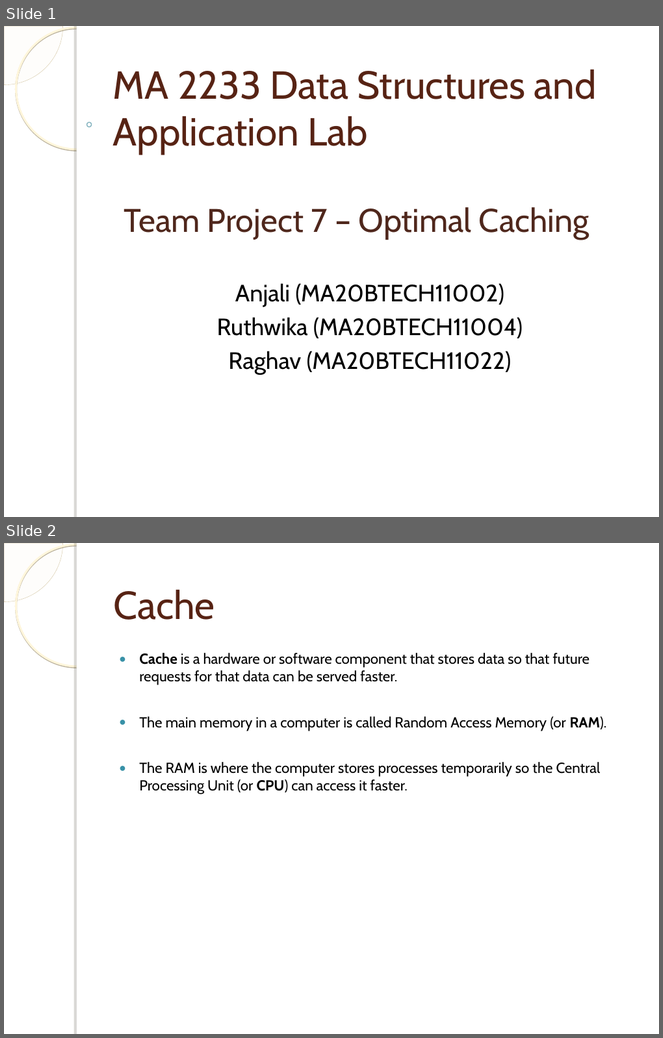
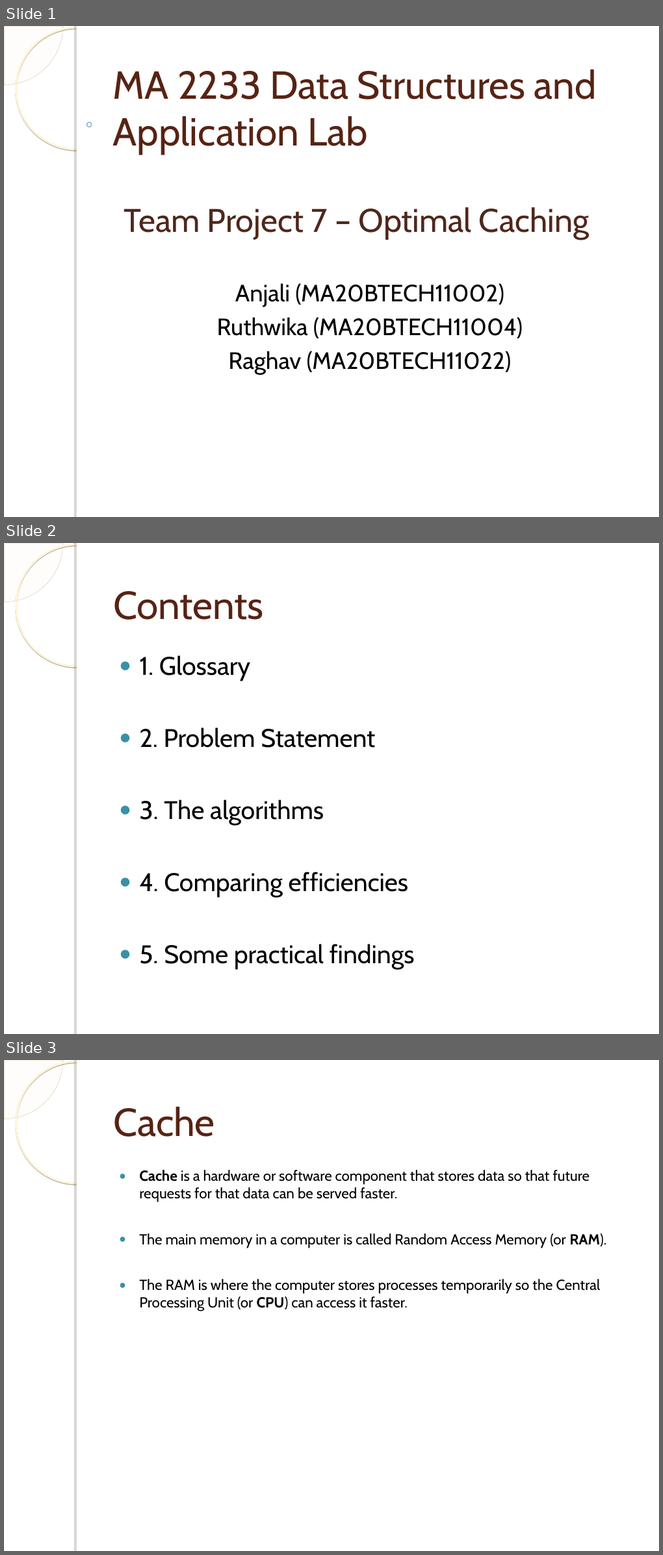
Before and after one commit to avraghav07/cache-replacement-algos, a slide deck: Presentation.ppt. Shown one above the other, each under a label of ours: slides 1 and 2 before the commit, slides 1, 2 and 3 after it. The pictures are 663x1038 and 663x1555 pixels, drawn with LibreOffice and Linux fonts; fonts in the diff are those of the drawing; background and template pictures are left out. Boxes give left, top, right and bottom in pixels: in the first picture for what was removed or moved away, otherwise in the second. Text is boxed around its words. In the diff, an @@ line names an element or a change of style, - is before the commit and + after.

```diff
--- a/Presentation.ppt
+++ b/Presentation.ppt
@@ slide 2 added at (4,543,659,1034), background picture (left out); not listed: 4 template elements that a slide beside it also shows @@
@@ title added at (113,591,264,620), 43 pt, text #572314 @@
+Contents
@@ text added at (139,655,415,970), 28 pt, text #000000 @@
+● 1. Glossary
+● 2. Problem Statement
+● 3. The algorithms
+● 4. Comparing efficiencies
+● 5. Some practical findings
@@ what was slide 2 is now slide 3 @@
```
Also in this commit, not shown: 3 slides changed, 1 other slide added, 1 other file.
